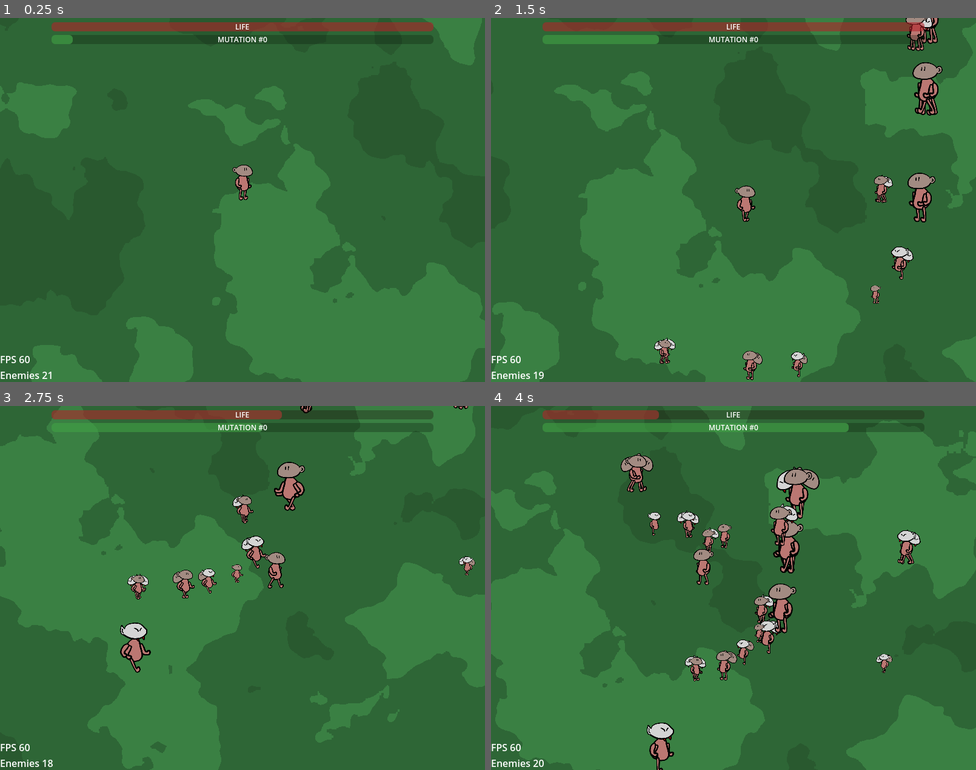
Above: before the commit, frames 1-4 (two rows, left to right).
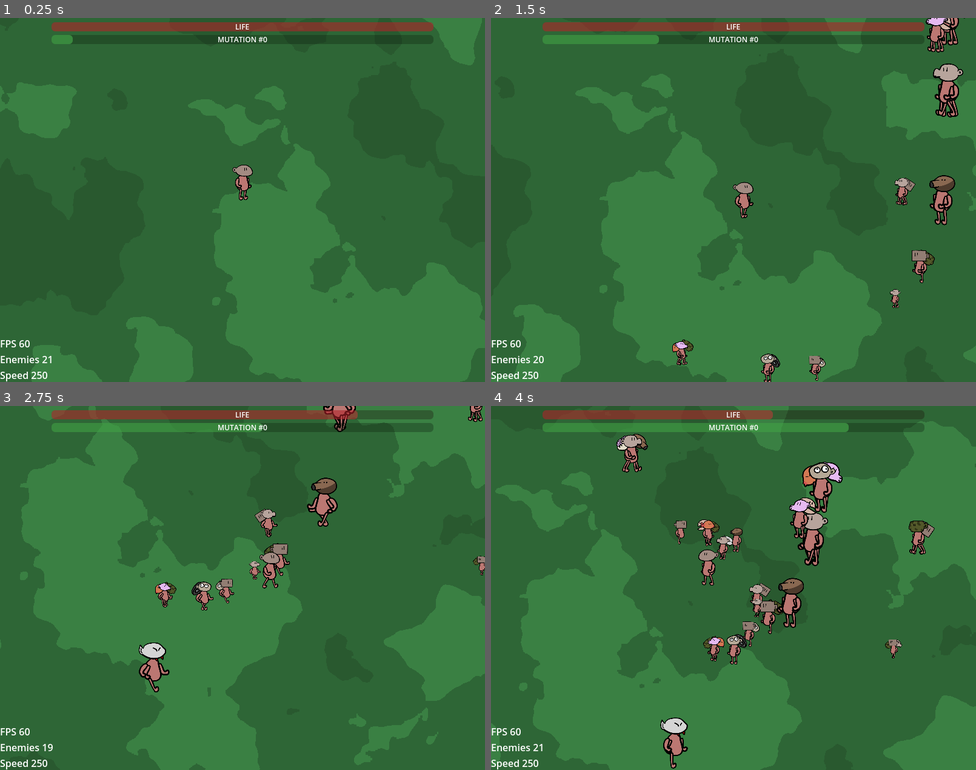
Above: after the commit, the same moments.

Repository: tomeyro/abomi-nation
Game: Godot game, scene res://scenes/level/level.tscn
Two runs of this game, one before a commit and one after it. Both use one fixed random seed, a clock stepped at 60 frames per second and the inputs below.
Inputs (mouse positions are in pixels of both pictures, inside the frame that each line leads up to):
- Up to frame 1 (0.25 s): no input
- Up to frame 2 (1.5 s): move the mouse to (840, 181) at 0.52 s; hold D (right) 0.53-1.28 s; click (840, 181) at 0.67 s; move the mouse to (636, 218) at 1.27 s; hold S (down) from 1.28 s (still down)
- Up to frame 3 (2.75 s): move the mouse to (291, 507) at 2.02 s; release S (down) at 2.03 s; hold D (right) from 2.03 s (still down)
- Up to frame 4 (4 s): move the mouse to (709, 660) at 2.77 s; release D (right) at 2.78 s; hold W (up) 2.78-3.53 s; click (709, 660) at 2.92 s; move the mouse to (879, 642) at 3.52 s; hold A (left) from 3.53 s (still down)

The runs differ from the first frame. In frame 1, 0.3% of the frame differs, in the area x 0-11%, y 88-100%; in frame 2, 18%; in frame 3, 28%; in frame 4, 29%, in the area x 0-100%, y 0-100%.

Commit message:
Speed body stat now affects char movement

Diff:
--- a/autoloads/globals.gd
+++ b/autoloads/globals.gd
@@ -24,8 +24,6 @@
 		var res := DirAccess.open(part_dir)
 		parts[part] = []
 		for file in res.get_files():
-			if not file.begins_with("vampire") and not file.begins_with("human"):
-				continue
 			if file.ends_with(".tres"):
 				parts[part].append(load(part_dir + "/" + file))
 
--- a/scenes/body/body.gd
+++ b/scenes/body/body.gd
@@ -8,15 +8,38 @@
 @export var arms: Array[PartResource]
 @export var legs: Array[PartResource]
 
-
 @onready var bodies_count: int = %Bodies.get_child_count()
 @onready var heads_count: int = %Heads.get_child_count()
 @onready var arms_count: int = %Arms.get_child_count()
 @onready var legs_count: int = %Legs.get_child_count()
 
+@onready var body_owner: Node2D = get_parent()
+@onready var is_char: bool = body_owner is Char
+@onready var char: Char = body_owner if is_char else null
+
+var stats = {
+	"life": 0,
+	"speed": 0,
+	"defense": 0,
+	"attack": 0,
+}
+
 
 func _process(delta: float) -> void:
 	_update_body()
+	_update_stats()
+
+
+func _update_stats() -> void:
+	if char:
+		for stat in stats.keys():
+			stats[stat] = 0.0
+		for part_name in ["Bodies", "Heads", "Arms", "Legs"]:
+			for part_idx in get_node(part_name).get_child_count():
+				var part := get_part(part_name, part_idx)
+				if part:
+					for stat in stats.keys():
+						stats[stat] += part.resource[stat] * part.level
 
 
 func _update_body() -> void:
--- a/scenes/char/char.gd
+++ b/scenes/char/char.gd
@@ -1,8 +1,9 @@
 extends CharacterBody2D
 class_name Char
 
-
-const SPEED = 300.0
+var base_movement_speed := 200.0
+var movement_speed_step := 25.0
+var movement_speed = 0.0
 
 @onready var body: Node2D = %Body
 
@@ -26,16 +27,21 @@
 
 
 func _physics_process(delta: float) -> void:
+	_update_stats()
 	_handle_movement()
 	_update_mutation(delta)
+
+
+func _update_stats():
+	movement_speed = base_movement_speed + (movement_speed_step * body.stats["speed"])
 
 
 func _handle_movement():
 	var direction := Input.get_vector("left", "right", "up", "down")
 	if direction:
-		velocity = direction * SPEED
+		velocity = direction * movement_speed
 	else:
-		velocity = velocity.move_toward(Vector2.ZERO, SPEED)
+		velocity = velocity.move_toward(Vector2.ZERO, movement_speed)
 
 	if (velocity.x < 0 and %Body.scale.x > 0) or (velocity.x > 0 and %Body.scale.x < 0):
 		%Body.scale.x = -%Body.scale.x
--- a/scenes/level/debug.gd
+++ b/scenes/level/debug.gd
@@ -11,4 +11,5 @@
 	var logs = []
 	logs.append("FPS %s" % int(1.0 / delta))
 	logs.append("Enemies %s" % %Enemies.get_child_count())
+	logs.append("Speed %s" % (Globals.char.movement_speed if Globals.char else 0.0))
 	$Label.text = "\n".join(logs)
--- a/scenes/level/mutation_block.gd
+++ b/scenes/level/mutation_block.gd
@@ -36,7 +36,6 @@
 func randomize_option(char: Char, not_part: PartResource = null):
 	self.char = char
 	part_name = Globals.parts.keys().pick_random()
-	part_name = "heads"
 
 	for child in part_node.get_children():
 		child.queue_free()
--- a/scenes/parts/legs/human.tres
+++ b/scenes/parts/legs/human.tres
@@ -8,3 +8,7 @@
 tscn = ExtResource("2_dq0dr")
 title = "Human"
 description = "Nothing Special. Average movement speedˆ."
+life = 0.0
+speed = 1.0
+defense = 0.0
+attack = 0.0
--- a/scenes/parts/part_resource.gd
+++ b/scenes/parts/part_resource.gd
@@ -10,5 +10,3 @@
 @export var speed := 0.0
 @export var defense := 0.0
 @export var attack := 0.0
-
-@export var code: Script
